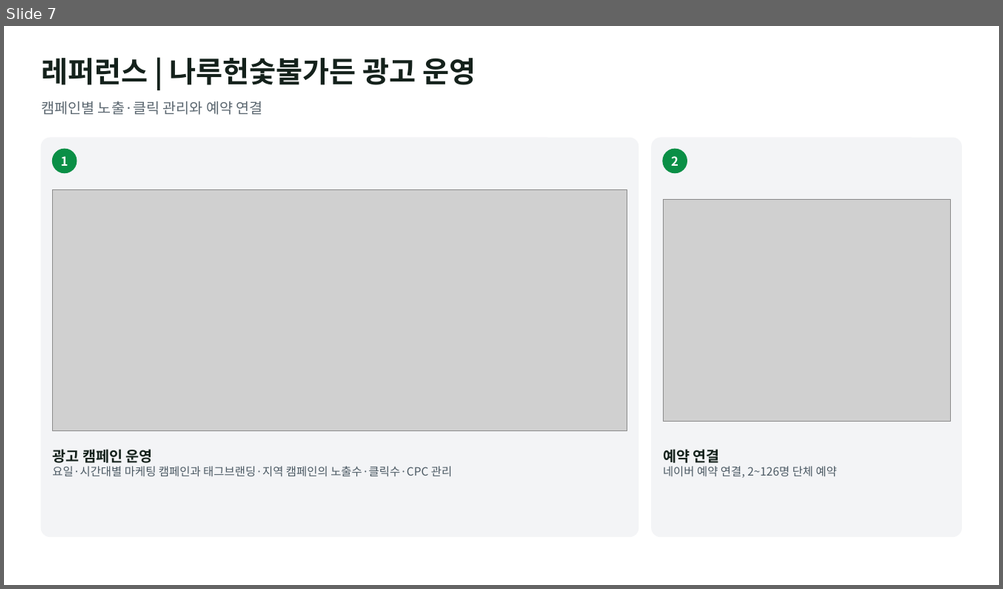
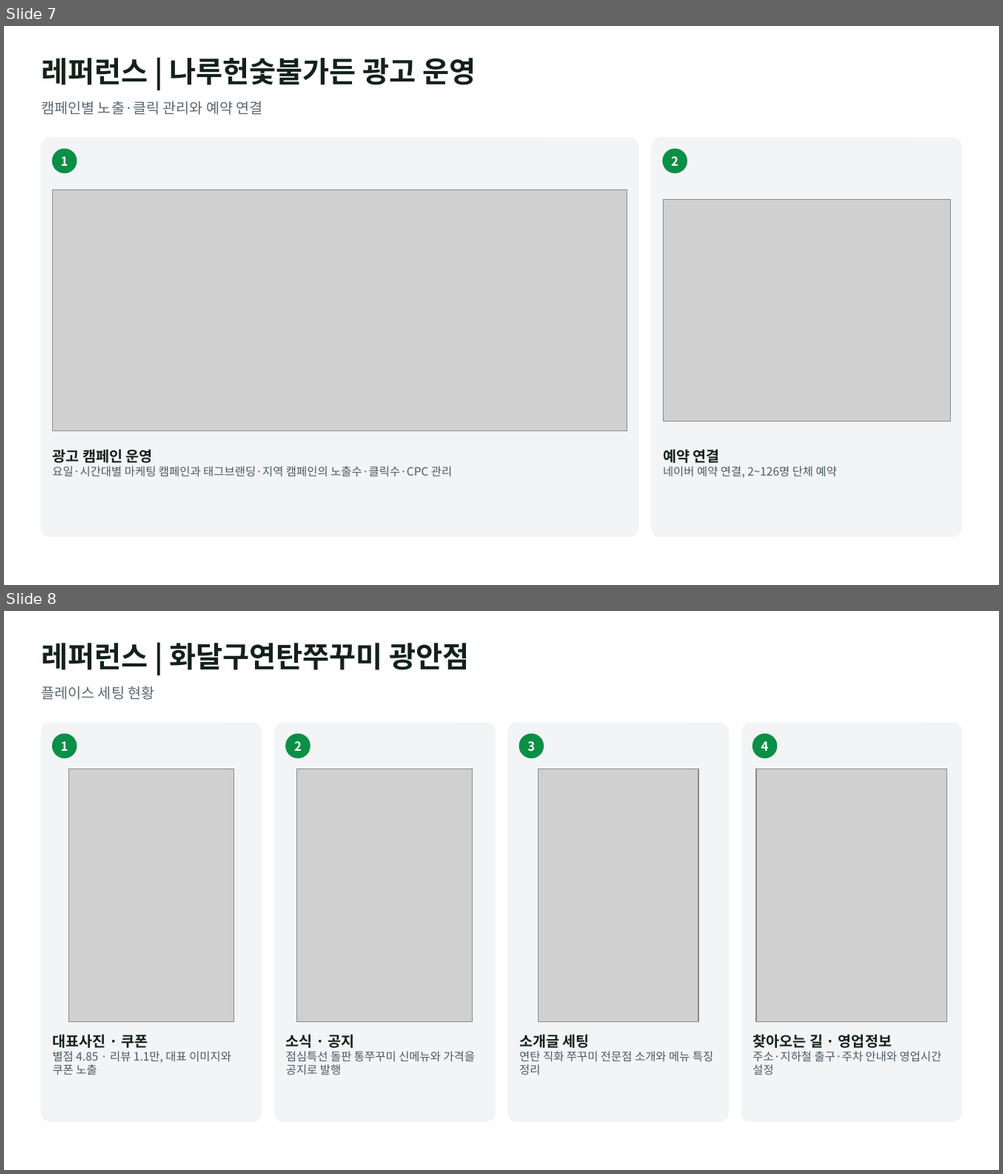
Before and after one commit to alfk0615/placeon, a slide deck: out/company_reference_proposal.pptx. Shown one above the other, each under a label of ours: slide 7 before the commit, slides 7 and 8 after it. The pictures are 1003x589 and 1003x1174 pixels, drawn with LibreOffice and Linux fonts; fonts in the diff are those of the drawing; grey boxes stand for pictures. Boxes give left, top, right and bottom in pixels: in the first picture for what was removed or moved away, otherwise in the second. Text is boxed around its words. In the diff, an @@ line names an element or a change of style, - is before the commit and + after.

```diff
--- a/out/company_reference_proposal.pptx
+++ b/out/company_reference_proposal.pptx
@@ slide 8 added at [4,611,999,1170], background #FFFFFF @@
@@ text added at [41,643,469,670], 28 pt, text #14211B, bold @@
+레퍼런스 | 화달구연탄쭈꾸미 광안점
@@ text added at [41,686,154,700], 14 pt, text #5B6770 @@
+플레이스 세팅 현황
@@ rounded rectangle added at [41,723,262,1122], fill #F3F4F6, outline #F3F4F6 1 pt @@
@@ ellipse added at [53,734,77,758], fill #0A8F46, outline #0A8F46 1 pt @@
@@ text added at [61,741,68,751], 12 pt, text #FFFFFF, bold @@
+1
@@ rounded rectangle added at [275,723,495,1122], fill #F3F4F6, outline #F3F4F6 1 pt @@
@@ ellipse added at [286,734,310,758], fill #0A8F46, outline #0A8F46 1 pt @@
@@ text added at [294,741,301,751], 12 pt, text #FFFFFF, bold @@
+2
@@ rounded rectangle added at [509,723,728,1122], fill #F3F4F6, outline #F3F4F6 1 pt @@
@@ ellipse added at [520,734,543,758], fill #0A8F46, outline #0A8F46 1 pt @@
@@ text added at [527,741,535,751], 12 pt, text #FFFFFF, bold @@
+3
@@ rounded rectangle added at [741,723,962,1122], fill #F3F4F6, outline #F3F4F6 1 pt @@
@@ ellipse added at [752,734,777,758], fill #0A8F46, outline #0A8F46 1 pt @@
@@ text added at [761,741,768,751], 12 pt, text #FFFFFF, bold @@
+4
@@ picture added at [68,769,234,1022] @@
@@ picture added at [297,769,472,1022] @@
@@ picture added at [538,769,699,1022] @@
@@ picture added at [756,769,947,1022] @@
@@ text added at [53,1034,231,1075], 11 pt, text #4B5963 @@
+대표사진 · 쿠폰
+별점 4.85 · 리뷰 1.1만, 대표 이미지와 쿠폰 노출
@@ text added at [286,1034,475,1075], 11 pt, text #4B5963 @@
+소식 · 공지
+점심특선 돌판 통쭈꾸미 신메뉴와 가격을 공지로 발행
@@ text added at [519,1034,713,1075], 11 pt, text #4B5963 @@
+소개글 세팅
+연탄 직화 쭈꾸미 전문점 소개와 메뉴 특징 정리
@@ text added at [752,1034,942,1075], 11 pt, text #4B5963 @@
+찾아오는 길 · 영업정보
+주소·지하철 출구·주차 안내와 영업시간 설정
```
Also in this commit, not shown: 1 other slide added.
